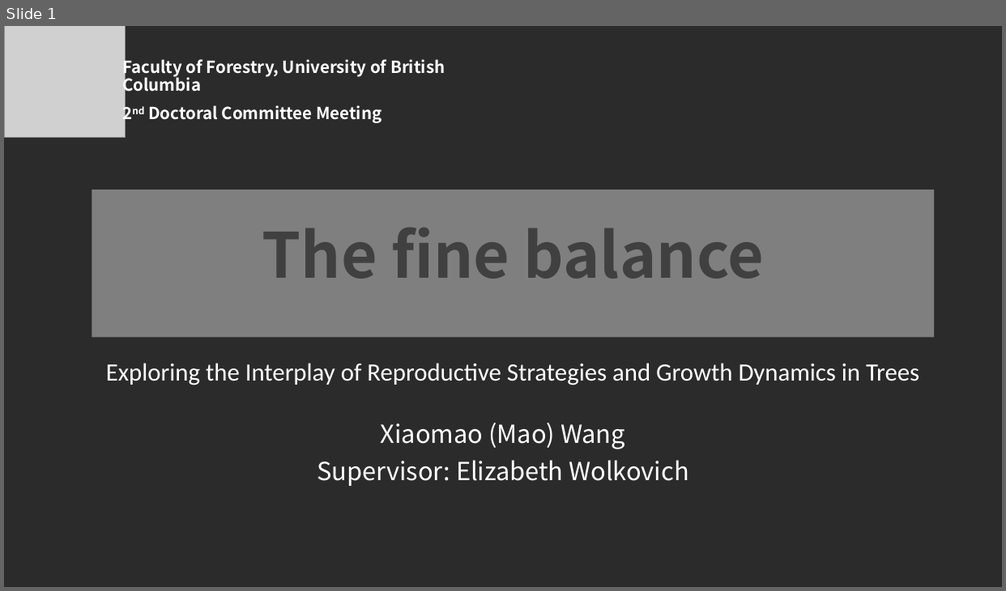
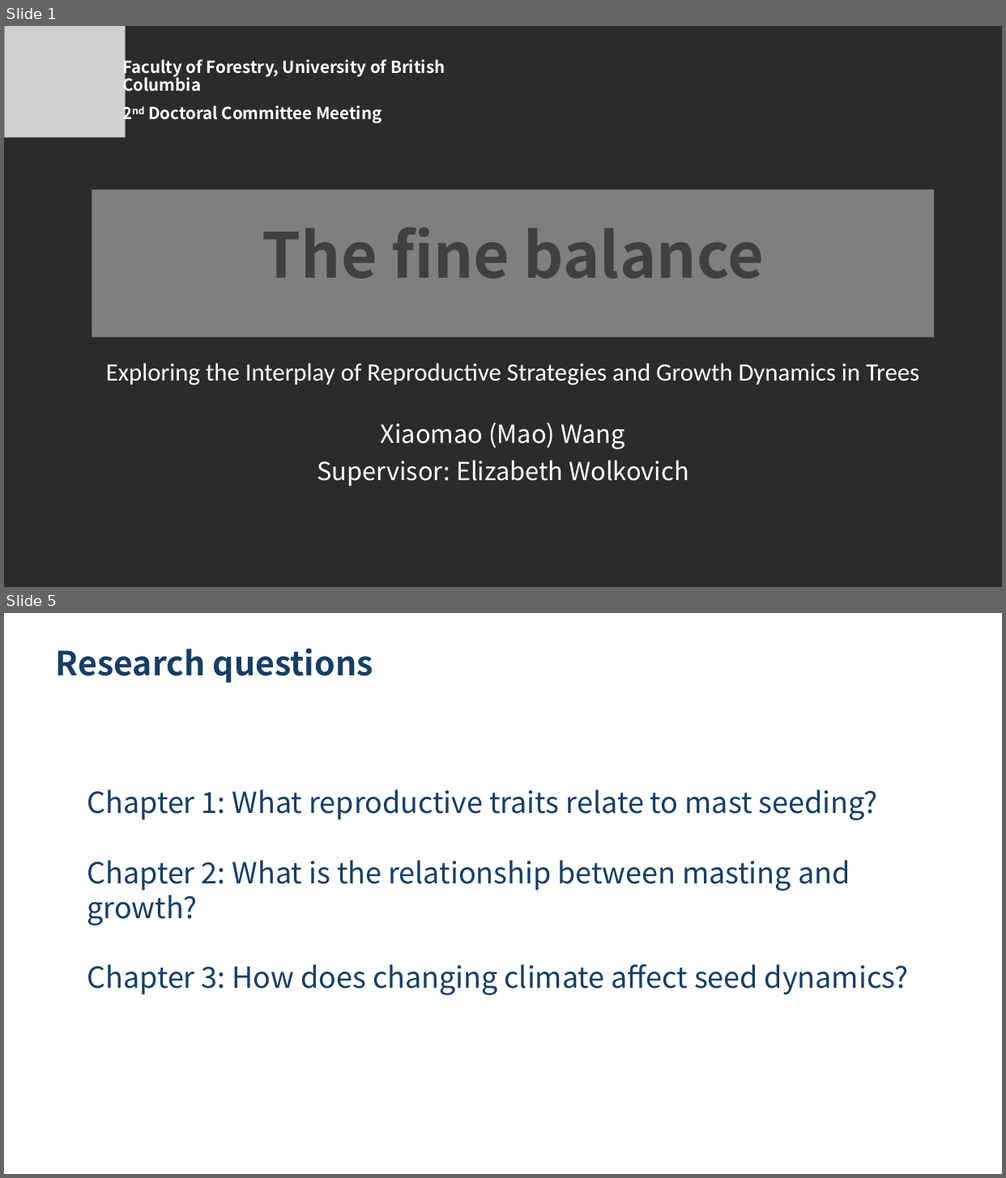
Before and after one commit to wangxm-forest/PhD, a slide deck: committee/secondCommitteeMeeting.pptx. Shown one above the other, each under a label of ours: slide 1 before the commit, slides 1 and 5 after it; the slides between them are not shown. The pictures are 1006x591 and 1006x1178 pixels, drawn with LibreOffice and Linux fonts; fonts in the diff are those of the drawing; grey boxes stand for pictures; background and template pictures are left out; a plain dark background stands for a picture behind light text. Boxes give left, top, right and bottom in pixels: in the first picture for what was removed or moved away, otherwise in the second. Text is boxed around its words. In the diff, an @@ line names an element or a change of style, - is before the commit and + after.

```diff
--- a/committee/secondCommitteeMeeting.pptx
+++ b/committee/secondCommitteeMeeting.pptx
@@ slide 5 added at [4,613,1002,1174], background picture (left out) @@
@@ rectangle added at [33,644,974,1143], fill #FFFFFF at 75% opacity @@
@@ text added at [56,648,373,683], 32 pt, text #163E64, bold @@
+Research questions
@@ text added at [87,790,909,995], 28 pt, text #163E64 @@
+Chapter 1: What reproductive traits relate to mast seeding?
+Chapter 2: What is the relationship between masting and growth?
+Chapter 3: How does changing climate affect seed dynamics?
```
Also in this commit, not shown: 1 slide changed, 19 other slides added, 1 other file.
